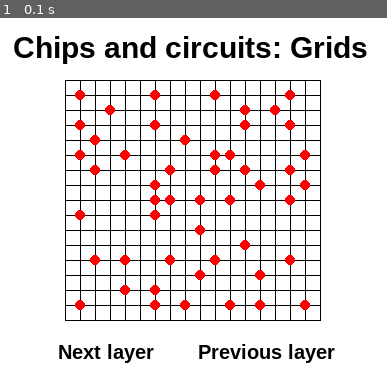
Above: before the commit, frame 1.
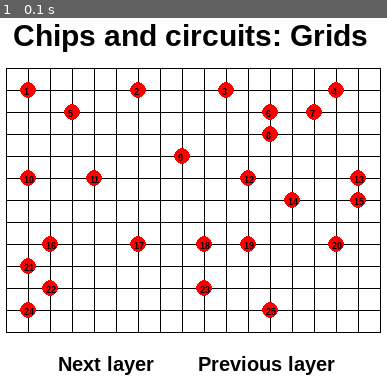
Above: after the commit, the same moment.

Repository: Lesliedao/paprikachips
Game: pygame game, started from pygame_ex.py
Two runs of this game, one before a commit and one after it. Both use one fixed random seed, a clock stepped at 60 frames per second and the inputs below.
Inputs:
- Up to frame 1 (0.1 s): no input

The runs differ from the first frame. In frame 1, 22% of the frame differs, in the area x 1-99%, y 1-99%.

Commit message:
nodes hebben nummers nu

Diff:
--- a/pygame_ex.py
+++ b/pygame_ex.py
@@ -17,9 +17,13 @@
 WHITE = (255, 255, 255)
 
 
-# Stelt de groote van het scherm van de visualisatie vast.
+# Stelt de groote van elementen van de visualisatie vast.
 screenlength = 500
 screenwidth = 400
+block_size = 22
+grid_font_size = 9
+node_size = 8
+
 size = (screenwidth, screenlength)
 screen = pygame.display.set_mode(size)
 
@@ -42,13 +46,14 @@
     # Maakt de verschillende teksten op het scherm aan.
     font_title = pygame.font.SysFont('Helvetica', 30, True, False)
     font_other = pygame.font.SysFont('Helvetica', 20, True, False)
+    font_grid = pygame.font.SysFont('Helvetica', grid_font_size, True, False)
     text_title = font_title.render("Chips and circuits: Grids", True, BLACK)
     text_next = font_other.render("Next layer", True, BLACK)
     text_prev = font_other.render("Previous layer", True, BLACK)
 
     def make_grid(blocks_x, blocks_y, node_list):
-        line_length_hor = blocks_x * 15
-        line_length_vert = blocks_y * 15
+        line_length_hor = blocks_x * block_size
+        line_length_vert = blocks_y * block_size
         line_counter = 0
 
         # Bepalen van de banners rond de grid.
@@ -61,7 +66,7 @@
         x_start = banner_left
         while line_counter != (blocks_x + 1):
             pygame.draw.line(screen, BLACK, [x_start, banner_top], [x_start, banner_bottom])
-            x_start = x_start + 15
+            x_start = x_start + block_size
             line_counter = line_counter + 1
 
         # While loop voor de lijnen op de y-as, dus de horizontale lijnen.
@@ -69,7 +74,7 @@
         y_start = banner_top
         while line_counter != (blocks_y + 1):
             pygame.draw.line(screen, BLACK, [banner_left, y_start], [banner_right, y_start])
-            y_start = y_start + 15
+            y_start = y_start + block_size
             line_counter = line_counter + 1
 
         # Zet de verschillende texten op de juiste plek (MOET NOG AAN GRID WORDEN AANGEPAST).
@@ -77,14 +82,15 @@
         screen.blit(text_next, [65, (banner_top + line_length_vert + 20)])
         screen.blit(text_prev, [(screenwidth - 195), (banner_top + line_length_vert + 20)])
 
-        # Zet de nodes op de grid.
+        # Zet de nodes met nummers op de grid.
         for i in node_list:
-            pygame.draw.circle(screen, RED, (int(banner_left + (i[2] * 15)), int(banner_top+ (i[1] * 15))), 5, 0)
-
+            node_number = font_grid.render("%d" %i[0], True, BLACK)
+            pygame.draw.circle(screen, RED, (int(banner_left + (i[2] * block_size)), int(banner_top+ (i[1] * block_size))), node_size, 0)
+            screen.blit(node_number, [int(banner_left + (i[2] * block_size)) - 4, int(banner_top+ (i[1] * block_size)) - 4])
 
     # Maakt het daadwerkelijke grid met het meegegeven aantal blokjes.
-    #make_grid(17, 12, grid1)
-    make_grid(17, 16, grid2)
+    make_grid(17, 12, grid1)
+    #make_grid(17, 16, grid2)
 
     # Geeft de images weer op het scherm.
     pygame.display.flip()
